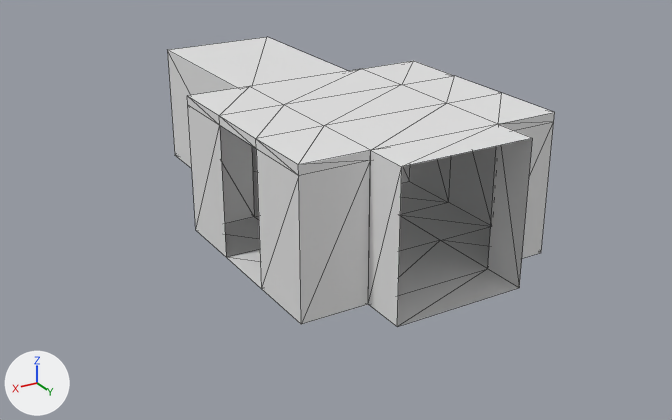
An edit to the glTF model assets/models/building.glb, drawn before and after from the same camera.
One viewpoint serves both versions: a 50 mm lens placed at (10.31, 22.46, 8.91), pointed at (0.57, 6.23, 0.79). The axes (+X, +Y, +Z) are drawn at lower left. The lights are the same throughout. The older version comes first. Mesh edges are drawn as thin lines. Vertices at exactly the same position are counted once.

In view in the first picture: 'building -col'.
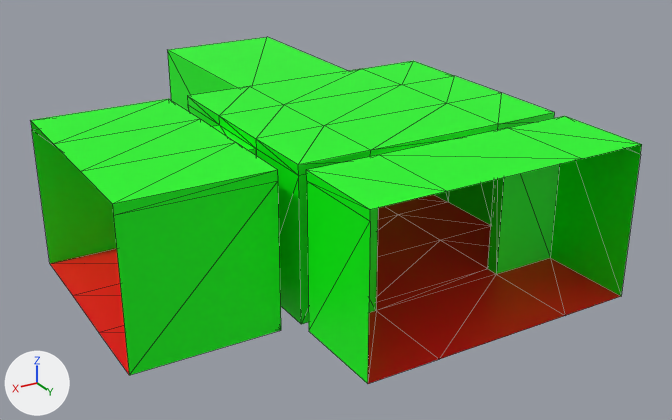
The edits, one by one:
Material 'wall/ceiling' (mat_wall_ceiling) is new.
Its base color is (0.0, 1.0, 0.0029) (green #00ff0a).
Material 'floor' (mat_floor) is new.
Its base color is (1.0, 0.0, 0.00707) (red #ff0014).
me_cube is used by ob_building__col; location (0.0, 0.0, 1.0).
me_cube had 52 vertices, 96 faces and spanned x -3.0..3.0, y -1.0..10.0, z -1.0..2.2.
me_cube now has 92 vertices, 164 faces and spans x -3.0..6.36, y -1.0..11.31, z -1.0..2.2.
Part 1, on me_cube:
6 vertices are removed from x -1.5..3.0, y 4.0..10.0, z -1.0..2.2.
17 faces are deleted.
31 vertices are added at x -3.0..6.36, y 3.99..11.31, z -1.0..2.2.
5 new vertices lie (-1.5, 0.0, 0.0) away from vertices in x -1.5, y 9.28..11.31, z -1.0..2.2.
5 new vertices lie (1.5, 0.0, 0.0) away from vertices in x 1.5, y 9.28..11.31, z -1.0..2.2.
5 new vertices lie (0.0, -1.68, 0.0) away from vertices in x 3.42..6.36, y 5.67, z -1.0..2.2.
67 new faces join them, mat_wall_ceiling (green #00ff0a).
18 new faces join them, mat_floor (red #ff0014).
me_cube part 2: 61 faces spanning x -3.0..3.0, y -1.0..9.0, z -1.0..2.2 switch from mat_material (white #e7e7e7) to mat_wall_ceiling (green #00ff0a).
me_cube part 3: 18 faces spanning x -3.0..3.0, y -1.0..9.0, z -1.0 switch from mat_material (white #e7e7e7) to mat_floor (red #ff0014).

Where the change shows, as pixel boxes (x1, y1, x2, y2) in the pictures (672 x 420 px):
'building -col', reshaped (58% wider, 20% taller)
    before: (167, 37, 555, 327)
    after: (30, 37, 642, 384)
part 1 of me_cube, built on
    before: (188, 105, 532, 327)
    after: (30, 99, 642, 384)
part 2 of me_cube, recoloured (white to green)
    both: (167, 37, 555, 324)
part 3 of me_cube, recoloured (white to red)
    before: (226, 146, 491, 295)
    after: (376, 194, 491, 302)
